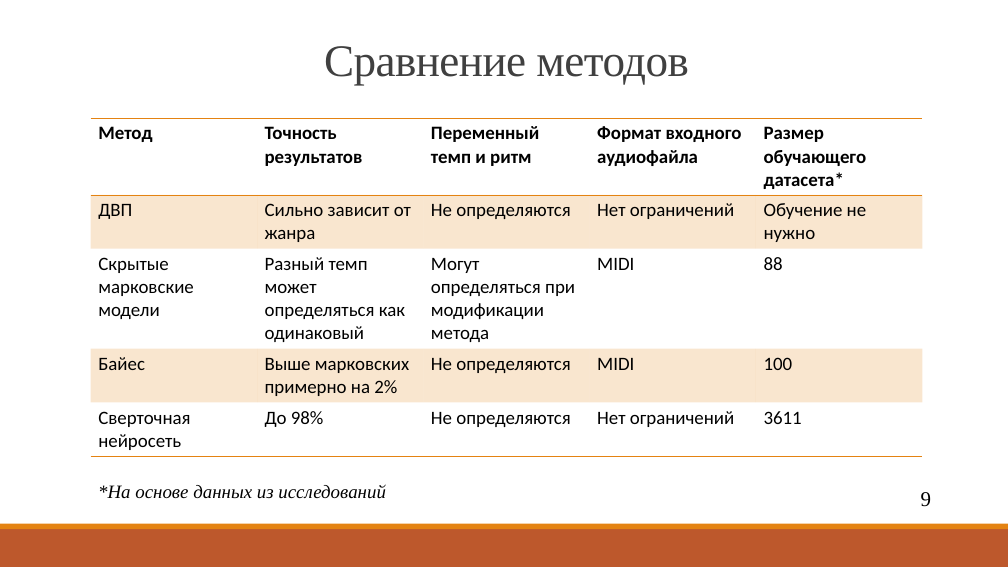
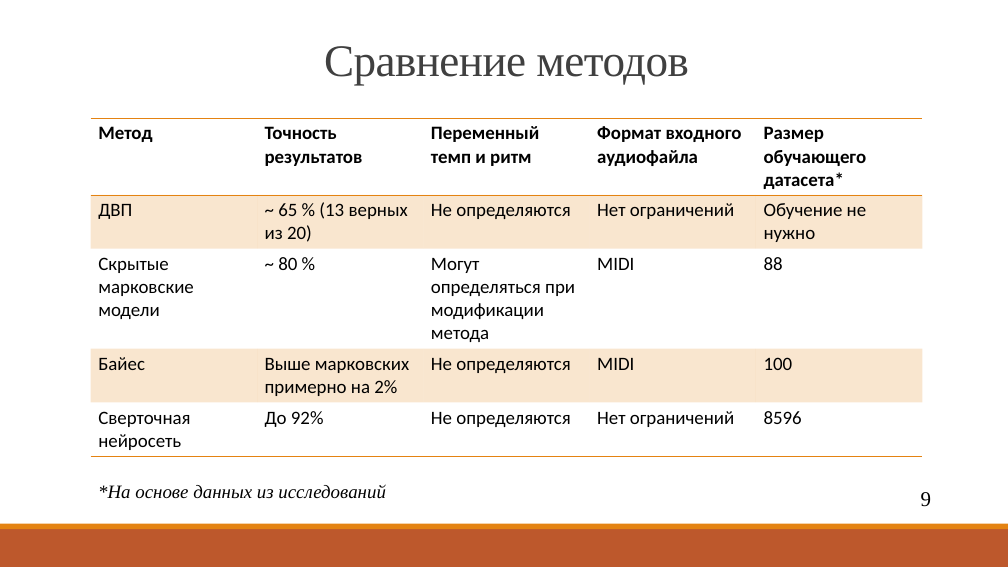
Before and after one commit to aavortep/bachelor_diploma, a slide deck: slide 9 of research_work/presentation.pptx. Drawn at 1008x567 pixels with LibreOffice and Linux fonts; fonts in the diff are those of the drawing. Boxes give left, top, right and bottom in pixels: in the first picture for what was removed or moved away, otherwise in the second. Text is boxed around its words. In the diff, an @@ line names an element or a change of style, - is before the commit and + after.

```diff
--- a/research_work/presentation.pptx
+++ b/research_work/presentation.pptx
@@ table at [91,118,923,454] @@
-row 2, column 2: Сильно зависит от жанра
+row 2, column 2: ~ 65 % (13 верных из 20)
-row 3, column 2: Разный темп может определяться как одинаковый
+row 3, column 2: ~ 80 %
-row 5, column 2: До 98%
+row 5, column 2: До 92%
-row 5, column 5: 3611
+row 5, column 5: 8596
```
Also in this commit, not shown: 20 other files.
